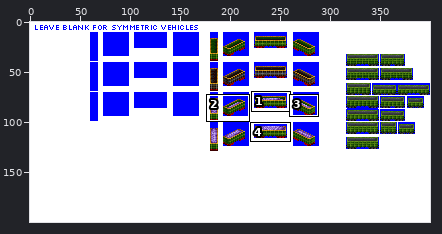
Sprite sheet -- src/graphics/pony/dump_car_pony_gen_5C.png. The first picture is a wide view before the edit; the outline marks the close-up.
Close-up. As it was:
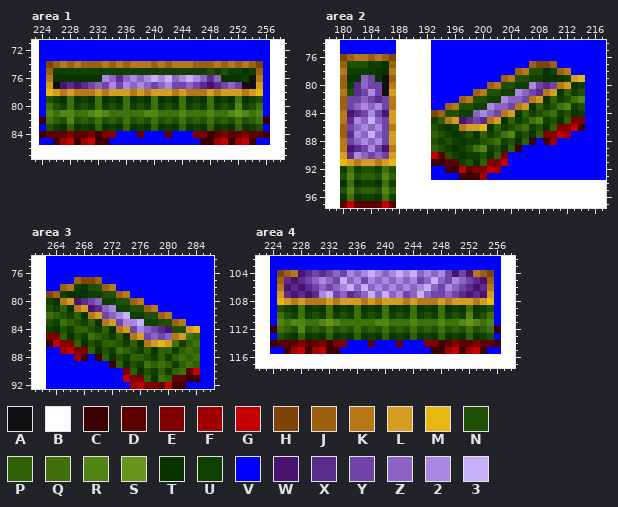
The file is 400x200 pixels. Shown: area 1: x 223..258, y 71..87; area 2: x 178..217, y 74..97; area 3: x 261..286, y 74..92; area 4: x 222..258, y 102..117. The commit also changed other parts of the picture, which this record leaves out.
Palette (. is transparent): A #101010  B #ffffff  C #3c0000  D #5c0000  E #800000  F #a00000  G #c40000  H #804408  J #9c6010  K #b87818  L #d49c20  M #e8b810  N #205004  P #306004  Q #40700c  R #548414  S #68941c  T #083400  U #104000  V #0000ff  W #481470  X #5c2c8c  Y #7044a8  Z #8c64c4  2 #a888e0  3 #c8b0f8
Pixels before, area 1, first column x 223:
71 BVVVVVVVVVVVVVVVVVVVVVVVVVVVVVVVVVBB
72 BVVVVVVVVVVVVVVVVVVVVVVVVVVVVVVVVVBB
73 BVVVVVVVVVVVVVVVVVVVVVVVVVVVVVVVVVBB
74 BVHJKJKJJJKJKJKKKJKJKKKJJJKJKJKJHVBB
75 BVJUUUUUUUUUUUUUUUUUUUUUUNUNUUTUJVBB
76 BVKTTTTTTT2ZXZ2Z2323Z232ZXZTTTUAKVBB
77 BVLAWXWXYZY2Y2Z2ZYZ2YYZYXWXYZYAALVBB
78 BVMLKLKKKLKLLLKLKLLLKLKKKLKLLLKLMVBB
79 BVNUTQTUTQTUTQTUTQTUTQTUTQTUTQTUNVBB
80 BVQNUQUNUQUNUQUNUQUNUQUNUQUNURUNQVBB
81 BVRQRRQQRSRQQQQQRRQQQRQQQRQQRSRQRVBB
82 BCQPNRNPNQNPNQNPNQNPNQNPNQNPNQNPQCBB
83 BVNUTPTUTPTUTPTUTPTUTPTUTPTUTPTUNVBB
84 BCDDDEDDECEEVVVDVVVDVVVEECDEDDEDDCBB
85 BVVCFGCFGCCVVVVVVVVVVVVVCCFGCFGCVVBB
86 BBBBBBBBBBBBBBBBBBBBBBBBBBBBBBBBBBBB
87 BBBBBBBBBBBBBBBBBBBBBBBBBBBBBBBBBBBB
Pixels before, area 2, first column x 178:
74 BBVVVVVVVVBBBBBVVVVVVVVVVVVVVVVVVVVVVVVV
75 BBVVVVVVVVBBBBBVVVVVVVVVVVVVVVVVVVVVVVVV
76 BBHJKKJKJHBBBBBVVVVVVVVVVVVVVVVVVVVVVVVV
77 BBJNNNUUTJBBBBBVVVVVVVVVVVVVVJHHJVVVVVVV
78 BBKUUUUTTKBBBBBVVVVVVVVVVVVJKNNTUJKVVVVV
79 BBJTTZYTAJBBBBBVVVVVVVVVVJKNNUUTTTULMVVV
80 BBJUXZYYAKBBBBBVVVVVVVVJKNNUU2YXYKLTUVVV
81 BBKNXY2YALBBBBBVVVVVVJKNNUU2ZYXKLTPUNVVV
82 BBJYYZYXYKBBBBBVVVVJKNNUU2ZZYKLTPUNQRVVV
83 BBJYZ2Z2YKBBBBBVVJKNNUU2ZZYKLTPUNQRUNVVV
84 BBKWXY2YWLBBBBBHJNNUUZ2ZYKLTPUNPQUNTUVVV
85 BBKX2Z3ZYLBBBBBUPKLWXYXKLTPUNQRUNTPEEVVV
86 BBJYZ2Z2YKBBBBBNUTUKLLMTPUNPQUNTPEEGCVVV
87 BBJX2Z3ZYLBBBBBPNUTUNTPUNQRUNTPEEGFVVVVV
88 BBKYZ2Z2YLBBBBBNUNUTUUNPQUNTPCVCFVVVVVVV
89 BBKWXY2YWKBBBBBPNUTUNQRUNTPCVVVVVVVVVVVV
90 BBLX2ZYZYLBBBBBGDNUTUUNTPEVVVVVVVVVVVVVV
91 BBMLKLLKLMBBBBBCCDDUNTPEEGVVVVVVVVVVVVVV
92 BBUQUNNUQNBBBBBVVCCGDEEGFVVVVVVVVVVVVVVV
93 BBNRNPPNRPBBBBBVVVVCCCFVVVVVVVVVVVVVVVVV
94 BBTQTUUTQUBBBBBBBBBBBBBBBBBBBBBBBBBBBBBB
95 BBNRNPPNRPBBBBBBBBBBBBBBBBBBBBBBBBBBBBBB
96 BBTQTUUTQUBBBBBBBBBBBBBBBBBBBBBBBBBBBBBB
97 BBDGDDDDGDBBBBBBBBBBBBBBBBBBBBBBBBBBBBBB
Pixels before, area 3, first column x 261:
74 BBVVVVVVVVVVVVVVVVVVVVVVVV
75 BBVVVVVVVVVVVVVVVVVVVVVVVV
76 BBVVVVVVVVVVVVVVVVVVVVVVVV
77 BBVVVVJHHJVVVVVVVVVVVVVVVV
78 BBVVJKUTNNJKVVVVVVVVVVVVVV
79 BBHJUTTTUUNNJKVVVVVVVVVVVV
80 BBUTKLWXYZUUNNJKVVVVVVVVVV
81 BBNUPTKLWXZ2UUNNJKVVVVVVVV
82 BBQPNUPTKLYZ23UUNNJKVVVVVV
83 BBNUQPNUPTKLY223UUNNJKVVVV
84 BBUTNUPPNUPTKLY2ZYXWNNLMVV
85 BBEEPTNUQPNUPTKLYZYZKLQPVV
86 BBCGEEPTNUPPNUPTKLMLQUPQVV
87 BBVVFGEEPTNUQPNUPTPPUPQPVV
88 BBVVVVFCVCPTNUPPNUPUPQPQVV
89 BBVVVVVVVVVCPTNUQPQPUPQPVV
90 BBVVVVVVVVVVVEPTNUPUPQDGVV
91 BBVVVVVVVVVVVGEEPTQPDDCCVV
92 BBVVVVVVVVVVVVFGEEDGCCVVVV
Pixels before, area 4, first column x 222:
102 BBVVVVVVVVVVVVVVVVVVVVVVVVVVVVVVVVVBB
103 BBVVVVVVVVVVVVVVVVVVVVVVVVVVVVVVVVVBB
104 BBVHJKWXYXYZY2Z232Z2323Z2Z2YWYWKJHVBB
105 BBVJXWXYZ2ZY3Z2Y2Z2Z2Z2YZ3ZY2ZYXWJVBB
106 BBVKWXWXYZYZ23Z3Z2Z2Z2Z23ZY2ZYXWXKVBB
107 BBVLXWXWX23YZXYZ3Z3Z2YZ3ZYYZYXWXWLVBB
108 BBVMLKLKKKLKLLLKLKLLLKLKKKLKLLLKLMVBB
109 BBVNUTQTUTQTUTQTUTQTUTQTUTQTUTQTUNVBB
110 BBVQNUQUNUQUNUQUNUQUNUQUNUQUNURUNQVBB
111 BBVRQRRQQRSRQQQQQRRQQQRQQQRQQRSRQRVBB
112 BBCQPNRNPNQNPNQNPNQNPNQNPNQNPNQNPQCBB
113 BBVNUTPTUTPTUTPTUTPTUTPTUTPTUTPTUNVBB
114 BBCDDDEDDECEEVVVDVVVDVVVEECDEDDEDDCBB
115 BBVVCFGCFGCCVVVVVVVVVVVVVCCFGCFGCVVBB
116 BBBBBBBBBBBBBBBBBBBBBBBBBBBBBBBBBBBBB
117 BBBBBBBBBBBBBBBBBBBBBBBBBBBBBBBBBBBBB
Now the later version:
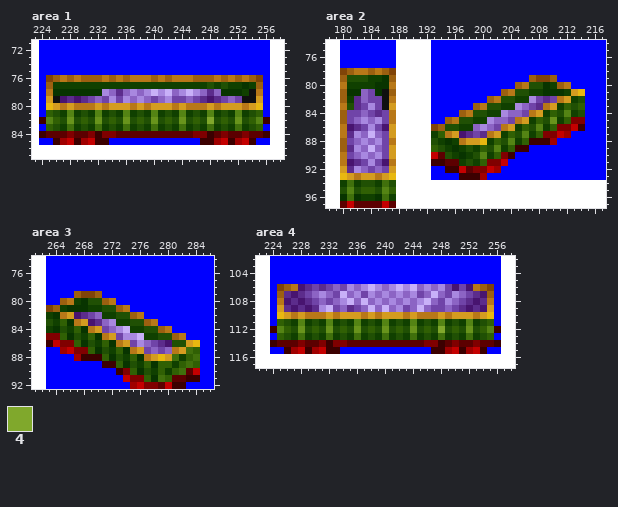
Colours new in this view: 4 #80a82c
Difference:
Changed rows in their new state; - is an unchanged pixel.
Area 1:
first column x 225:
74 VVVVVVVVVVVVVVVVVVVVVVVVVVVVVVV
75 VVVVVVVVVVVVVVVVVVVVVVVVVVVVVVV
76 HJKJKJJJKJKJKKKJKJKKKJJJKJKJKJH
77 JUUUUUUUUUUUUUUUUUUUUUUNUNUUTUJ
78 KTTTTTTT2ZXZ2Z2323Z232ZXZTTTUAK
79 LAWXWXYZY2Y2Z2ZYZ2YYZYXWXYZYAAL
80 MLKLKKKLKLLLKLKLLLKLKKKLKLLLKLM
81 PNU-UNURUNURUNU-UNU-UNU-UNURUNP
82 R--S---S---S---S---S---4---S--R
83 PNUQUNUQUNUQUNUQUNUQUNUQUNUQUNP
84 ----------DDD-DDD-DDD----------
Area 2:
first column x 180:
76 VVVVVVVV---------------------------
77 VVVVVVVV-------------------VVVV----
78 HJKKJKJH-----------------VVVVVVVV--
79 -NNNUUT----------------VVVVJHHJVVVV
80 K-UUUTT--------------VVVVJKNNTUJKVV
81 JTTZYT-J-----------VVVVJKNNUUTT-ULM
82 -UX--YA----------VVVVJKNNUU2YXYKLUN
83 KNXY2YAL-------VVVVJKNNUU2ZYXKLUPNP
84 JYYZYXYK-----VVVVJKNNUU2ZZYKLUPNRUN
85 JYZ2Z2-K-----VVJKNNUU2ZZYKLUPNSU---
86 KWXY2YWL-----HJNNUUZ2ZYKLUPNRU-----
87 K------------UPKLWXYXKLUPNRU-------
88 J------K-------T-KLLMUPNRU--C------
89 JX2Z3ZYL-----------UPNRU--C--------
90 KYZ2Z2-------------NRU--C----------
91 KWXY2YWK-----------U---------------
92 LX2ZYZYL---------------------------
93 MLKLLKLM---------------------------
94 U-UNNU-N---------------------------
Area 3:
first column x 263:
77 ----VVVV--------------
78 --VVVVVVVV------------
79 VVVVJHHJVVVV----------
80 VVJKUTNNJKVVVV--------
81 HJU-TTUUNNJKVVVV------
82 UTKLWXYZUUNNJKVVVV----
83 --PTKLWXZ2UUNNJKVVVV--
84 -----TKLYZ23UUNNJKVVVV
85 ------PTKLY223UUNNJKVV
86 ---------TKLY2ZYXWNNLM
87 ----------PTKLYZYZKL--
88 ------C------TKLMLQU--
89 --------C-----PTP-----
90 ----------C-----------
Area 4:
first column x 225:
104 VVVVVVVVVVVVVVVVVVVVVVVVVVVVVVV
105 VVVVVVVVVVVVVVVVVVVVVVVVVVVVVVV
106 HJK---X--Y2-23---3-3Z2-2YW-WKJH
107 J---YZ-Z-3Z2Y2-2--Z2Y-3ZY2ZY--J
108 KWXWXYZYZ23Z3Z2Z2Z2Z23ZY2ZYXWXK
109 LXWXWX23YZXYZ3Z3Z2YZ3ZYYZYXWXWL
110 MLKLKKKLKLLLKLKLLLKLKKKLKLLLKLM
111 PNU-UNURUNURUNU-UNU-UNU-UNURUNP
112 R--S---S---S---S---S---4---S--R
113 PNUQUNUQUNUQUNUQUNUQUNUQUNUQUNP
114 ----------DDD-DDD-DDD----------
